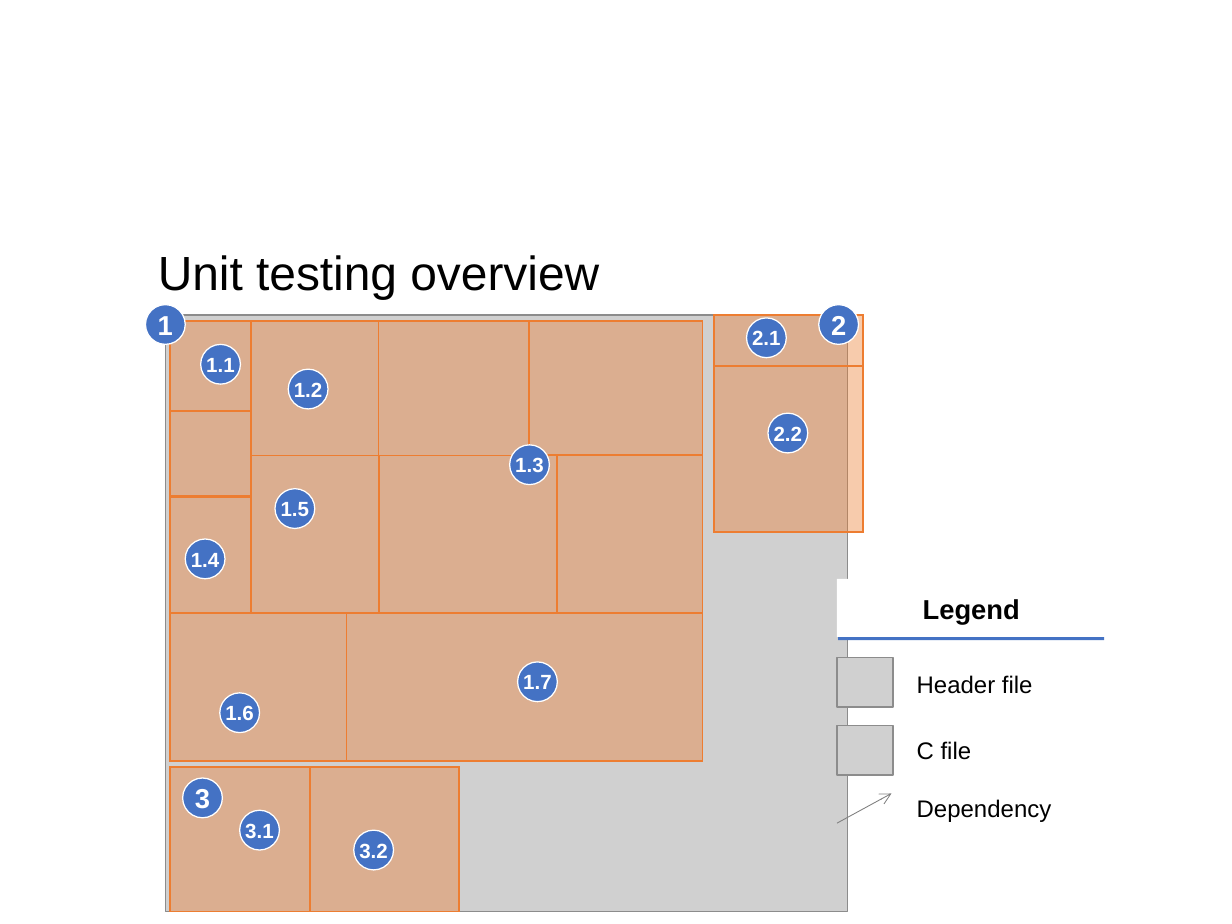
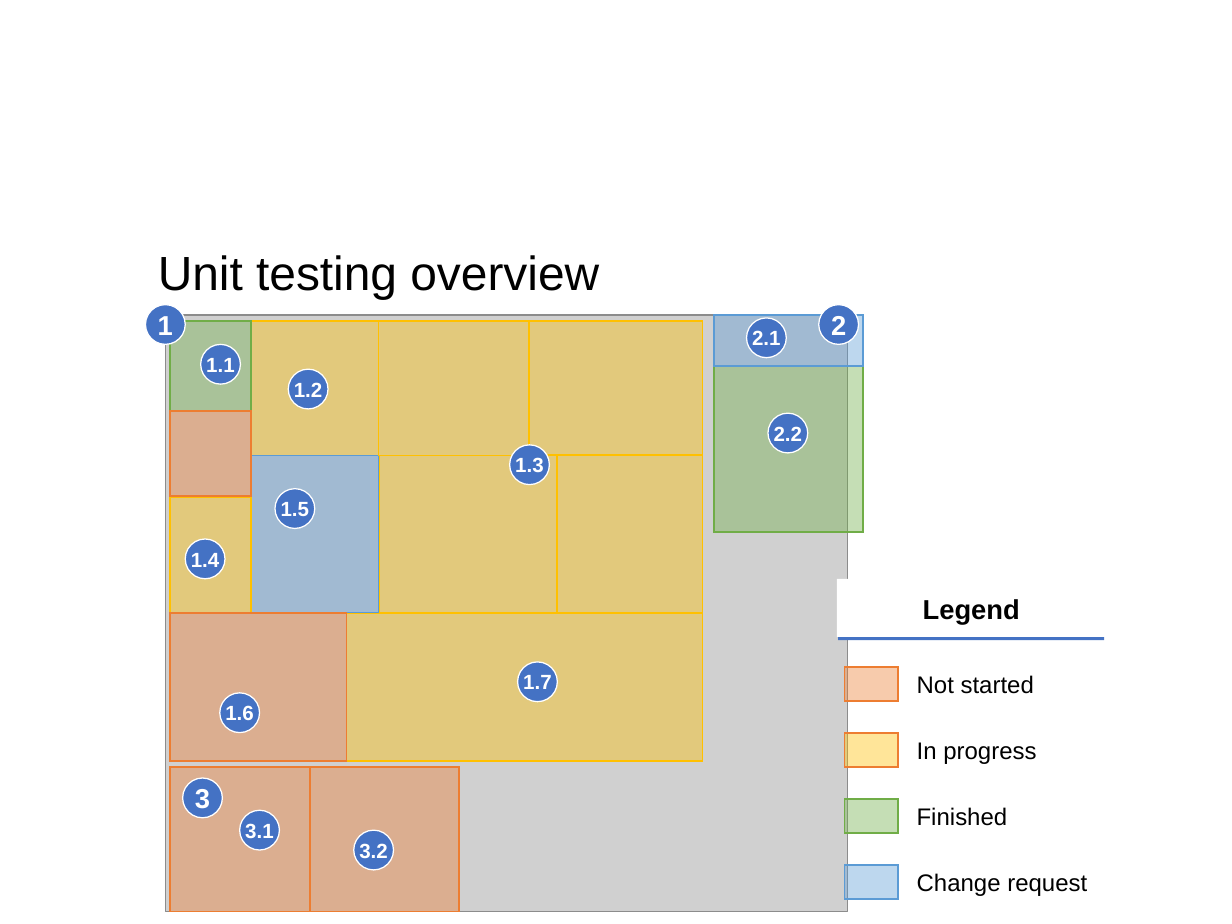
Before and after one commit to Plavit/CASA-refactor, a slide deck: slide 15 of docs/WIP/CASA_May4_v1.pptx (slide 14 before the commit). Drawn at 1232x924 pixels with LibreOffice and Linux fonts; fonts in the diff are those of the drawing; grey boxes stand for pictures; background and template pictures are left out. Boxes give left, top, right and bottom in pixels: in the first picture for what was removed or moved away, otherwise in the second. Text is boxed around its words. In the diff, an @@ line names an element or a change of style, - is before the commit and + after.

```diff
--- a/docs/WIP/CASA_May4_v1.pptx
+++ b/docs/WIP/CASA_May4_v1.pptx
@@ rectangle at (170, 320, 250, 410): fill #ED7D31 at 40% opacity to #70AD47 at 40% opacity; outline #ED7D31 1 pt to #70AD47 1 pt @@
@@ fill #ED7D31 at 40% opacity to #FFC000 at 40% opacity; outline #ED7D31 1 pt to #FFC000 1 pt in 7 elements at (251, 320, 378, 455), (557, 455, 702, 614), (378, 456, 557, 614), (346, 614, 702, 761), (170, 496, 251, 614), (378, 320, 529, 455), (530, 320, 703, 455) @@
@@ rectangle at (715, 315, 864, 366): fill #ED7D31 at 40% opacity to #5B9BD5 at 40% opacity; outline #ED7D31 1 pt to #5B9BD5 1 pt @@
@@ rectangle at (715, 366, 864, 532): fill #ED7D31 at 40% opacity to #70AD47 at 40% opacity; outline #ED7D31 1 pt to #70AD47 1 pt @@
@@ rectangle at (251, 456, 378, 614): fill #ED7D31 at 40% opacity to #5B9BD5 at 40% opacity; outline #ED7D31 1 pt to #5B9BD5 1 pt @@
@@ rectangle added at (844, 667, 897, 701), fill #ED7D31 at 40% opacity, outline #ED7D31 1 pt @@
@@ text at (917, 675, 1034, 694): text changed @@
-Header file
+Not started
@@ rectangle added at (844, 733, 897, 768), fill #FFC000 at 40% opacity, outline #ED7D31 1 pt @@
@@ text at (917, 742, 1036, 764): text changed @@
-C file
+In progress
@@ rectangle added at (844, 798, 897, 833), fill #70AD47 at 40% opacity, outline #70AD47 1 pt @@
@@ group removed at (837, 658, 1052, 823): 2 pictures, 1 arrow, 1 text @@
-Dependency
@@ text added at (917, 807, 1008, 826), 14 pt, text #000000 @@
+Finished
@@ rectangle added at (844, 865, 897, 899), fill #5B9BD5 at 40% opacity, outline #5B9BD5 1 pt @@
@@ text added at (917, 873, 1087, 896), 14 pt, text #000000 @@
+Change request
```
Also in this commit, not shown: 1 other slide changed, 1 slide added, 3 other files.
